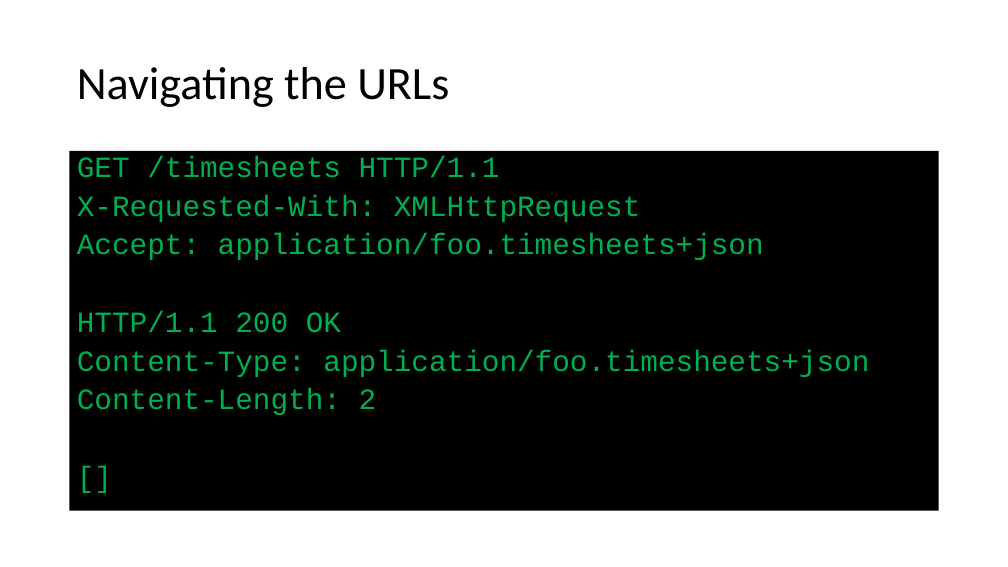
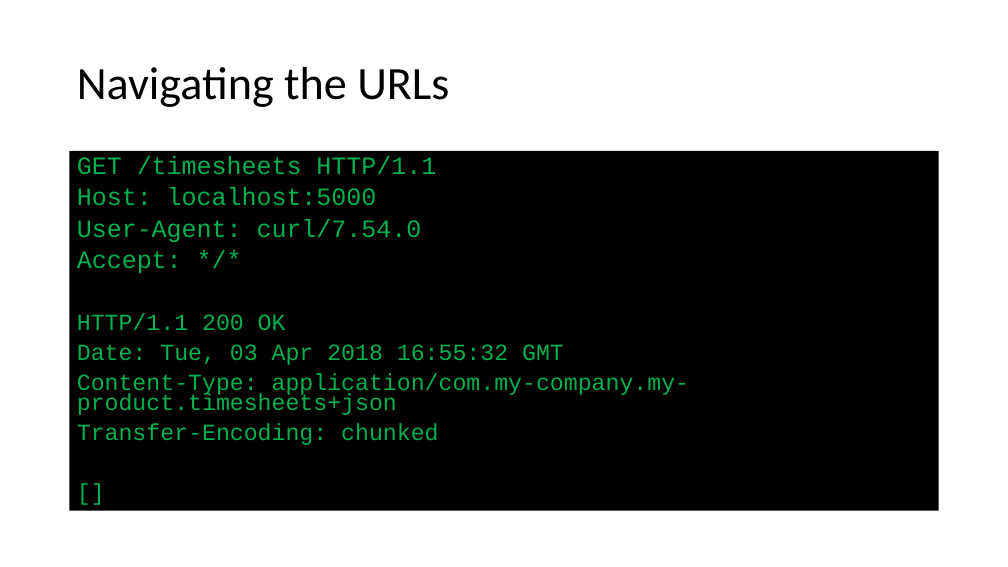
Before and after one commit to maherhosn/SU_SEGR_5240_18SQ, a slide deck: slide 16 of 01 - Introduction.pptx (slide 13 before the commit). Drawn at 1008x567 pixels with LibreOffice and Linux fonts; fonts in the diff are those of the drawing. Boxes give left, top, right and bottom in pixels: in the first picture for what was removed or moved away, otherwise in the second. Text is boxed around its words. In the diff, an @@ line names an element or a change of style, - is before the commit and + after.

```diff
--- a/01 - Introduction.pptx
+++ b/01 - Introduction.pptx
@@ text "GET /timesheets HTTP/1.1" at box(70, 151, 939, 511): vertical alignment top to middle @@
@@ text at box(77, 156, 436, 330): size 28 to 23.8 pt in "GET /timesheets HTTP/1.1"; size 28 to 22.1 pt in "HTTP/1.1 200 OK", "[]"; line spacing 0.8 to 0.7 @@
@@ text at box(77, 187, 422, 273): text changed; size 28 to 23.8 pt @@
-X-Requested-With: XMLHttpRequest
-Accept: application/foo.timesheets+json
+Host: localhost:5000
+User-Agent: curl/7.54.0
+Accept: */*
@@ text at box(77, 344, 689, 445): text changed; size 28 to 22.1 pt @@
-Content-Type: application/foo.timesheets+json
-Content-Length: 2
+Date: Tue, 03 Apr 2018 16:55:32 GMT
+Content-Type: application/com.my-company.my-product.timesheets+json
+Transfer-Encoding: chunked
```
Also in this commit, not shown: 7 other slides changed, 3 slides added, 29 other files.
